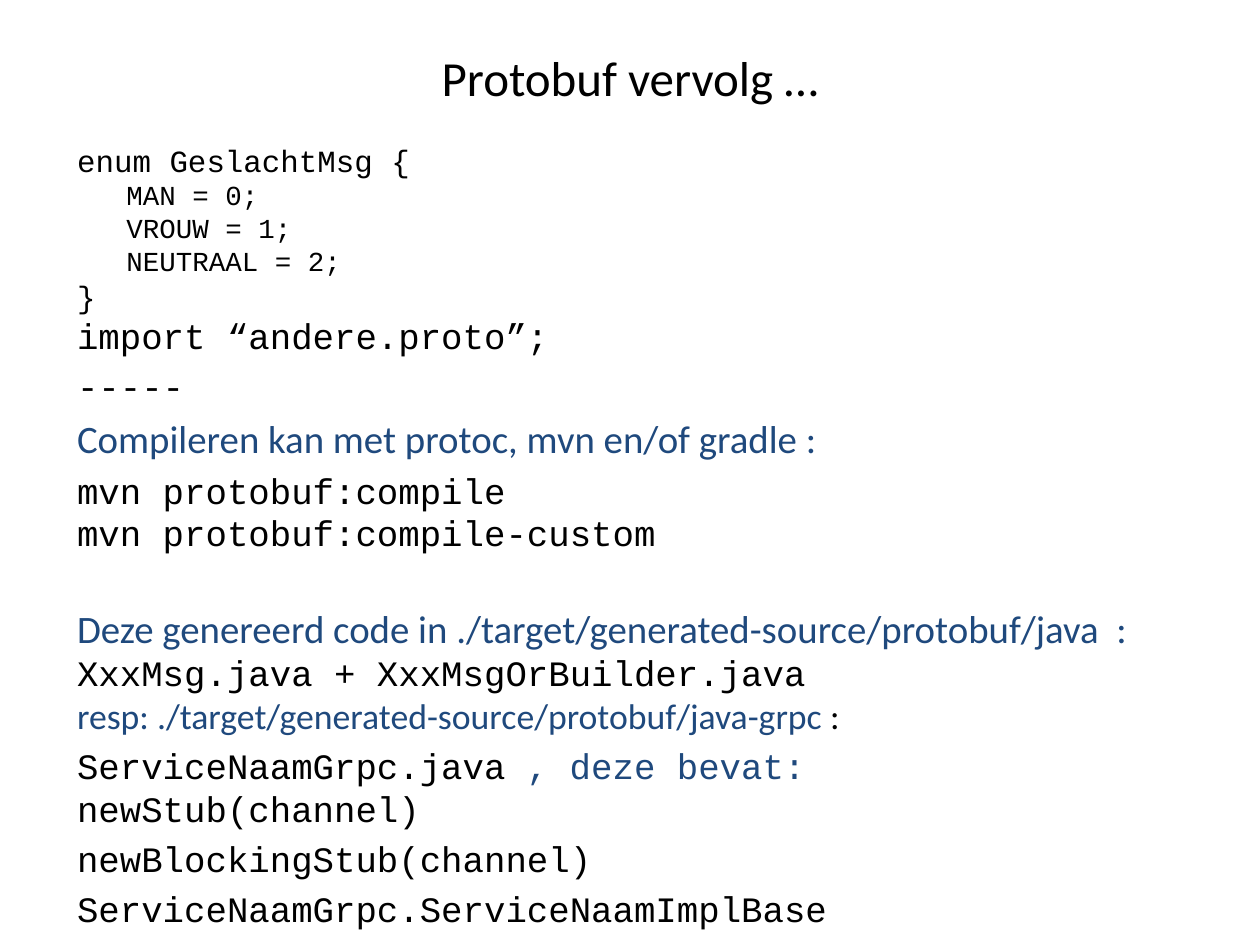
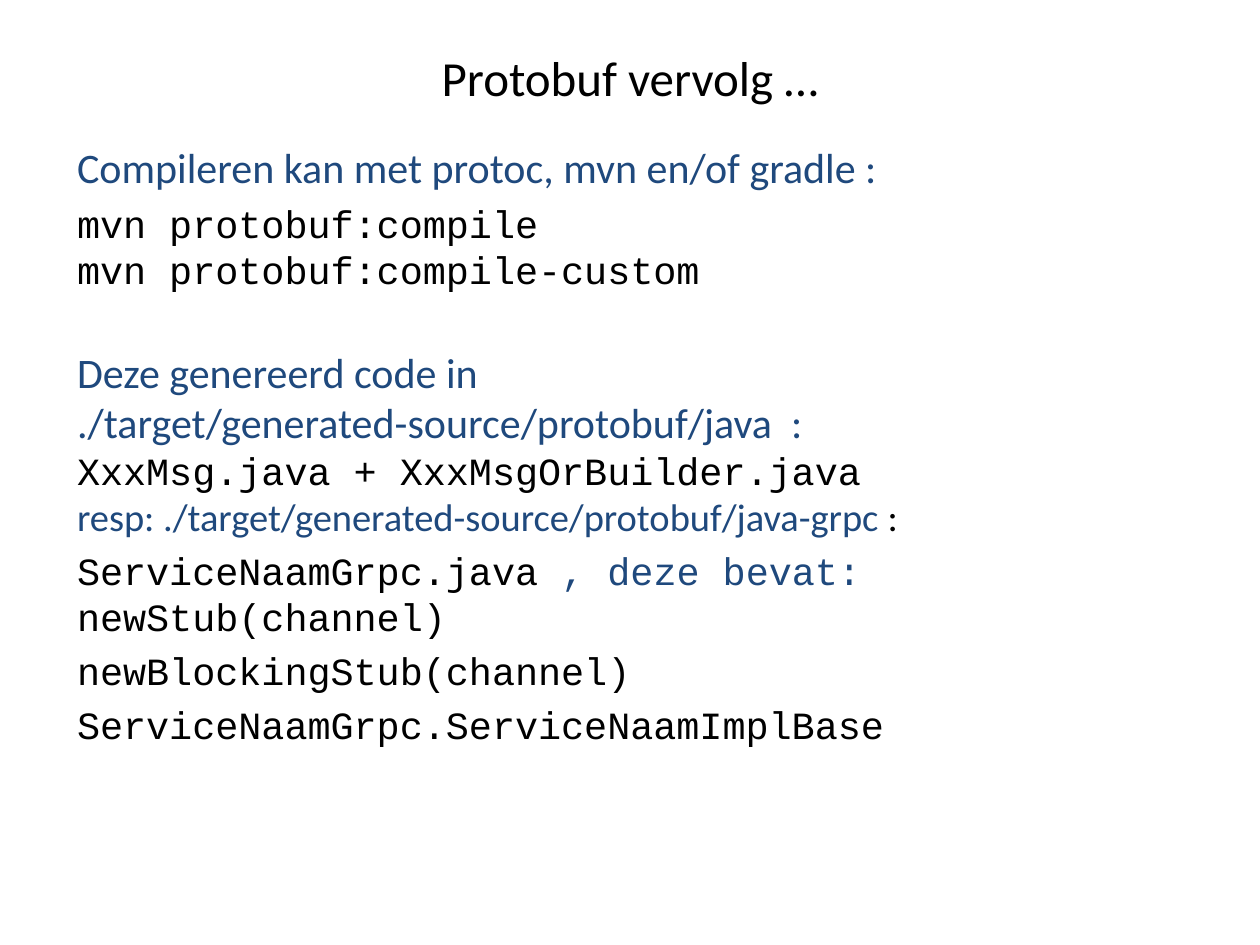
Before and after one commit to Michael-YuSha/workshop-grpc, a slide deck: slide 7 of doc/Workshop-grpc.pptx (slide 6 before the commit). Drawn at 1260x945 pixels with LibreOffice and Linux fonts; fonts in the diff are those of the drawing. Boxes give left, top, right and bottom in pixels: in the first picture for what was removed or moved away, otherwise in the second. Text is boxed around its words. In the diff, an @@ line names an element or a change of style, - is before the commit and + after.

Commit message:
added protoc

```diff
--- a/doc/Workshop-grpc.pptx
+++ b/doc/Workshop-grpc.pptx
@@ text "Compileren kan met protoc, mvn ..." at (77,154,884,747): size 22.2 to 24 pt in "Compileren kan met protoc, mvn en/of gradle ...", "Deze genereerd code in ./target/generated-source/protobuf/ja ..."; size 20.4 to 22 pt in "mvn protobuf:compile mvn protobuf:compile-custom", "XxxMsg.java + XxxMsgOrBuilder.java resp: ./target/generated- ...", "ServiceNaamGrpc.java , deze bevat: newStub(channel)", "newBlockingStub(channel)" and 1 more places @@
@@ text at (77,150,548,357): paragraphs removed @@
-enum GeslachtMsg {
-MAN = 0;
-VROUW = 1;
-NEUTRAAL = 2;
-}
-import “andere.proto”;
------
```
Also in this commit, not shown: 1 slide added, 2 other files.
